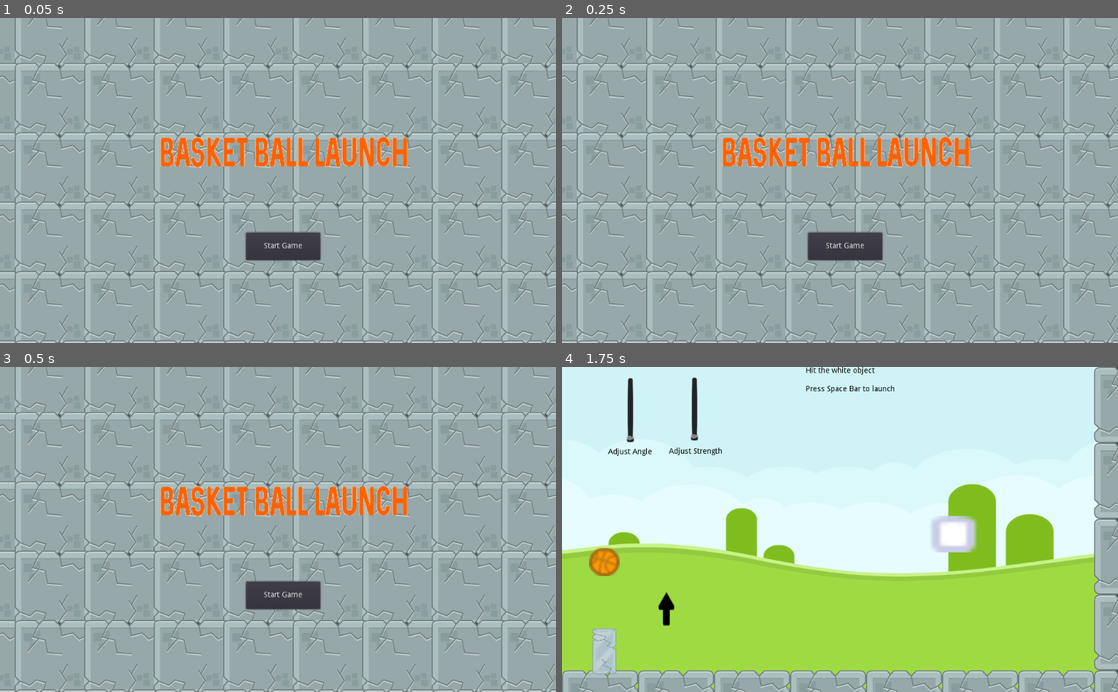
Above: before the commit, frames 1-4 (two rows, left to right).
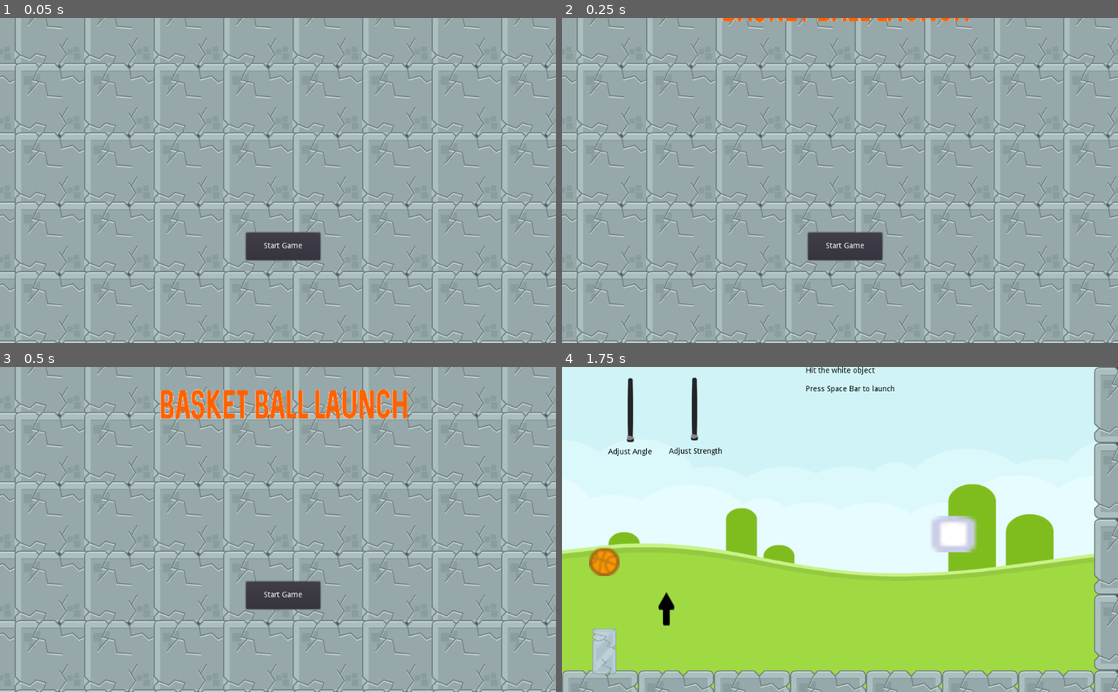
Above: after the commit, the same moments.

Repository: bsu-cs315/P1-Basketball-Game
Game: Godot game, scene res://src/TitleScreen.tscn
The game is run twice, just before and just after one commit, with the same random seed, the same clock (stepped at 60 frames per second) and the same inputs.
Inputs:
- Up to frame 1 (0.05 s): no input
- Up to frame 2 (0.25 s): no input
- Up to frame 3 (0.5 s): no input
- Up to frame 4 (1.75 s): click "Start Game" at 0.5 s; tap Space (launch) at 1.25, 1.35 s

The runs differ from the first frame. In frame 1, 2.5% of the frame differs, in the area x 28-74%, y 36-71%; in frame 2, 2.8%; in frame 3, 4.9%, in the area x 28-74%, y 6-71%; in frame 4, nothing differs.

Commit message:
Add logo animation

Diff:
--- a/project/src/TitleScreen.tscn
+++ b/project/src/TitleScreen.tscn
@@ -53,6 +53,21 @@
 1/shapes = [  ]
 1/z_index = 0
 
+[sub_resource type="Animation" id=3]
+resource_name = "Logo Animation"
+tracks/0/type = "value"
+tracks/0/path = NodePath("HUD/Logo:position")
+tracks/0/interp = 1
+tracks/0/loop_wrap = true
+tracks/0/imported = false
+tracks/0/enabled = true
+tracks/0/keys = {
+"times": PoolRealArray( 0, 1 ),
+"transitions": PoolRealArray( 1, 1 ),
+"update": 0,
+"values": [ Vector2( 527.101, -100 ), Vector2( 527.101, 257.281 ) ]
+}
+
 [node name="TitleScreen" type="Node2D"]
 script = ExtResource( 2 )
 
@@ -73,13 +88,20 @@
 margin_top = 96.0
 margin_right = 78.0
 margin_bottom = 147.0
+custom_colors/font_color = Color( 1, 1, 1, 1 )
+custom_colors/font_color_hover = Color( 1, 1, 1, 1 )
+custom_colors/font_color_pressed = Color( 1, 1, 1, 1 )
 text = "Start Game"
 __meta__ = {
 "_edit_use_anchors_": false
 }
 
 [node name="Logo" type="Sprite" parent="HUD"]
-position = Vector2( 527.101, 257.281 )
+position = Vector2( 527.101, -100 )
 scale = Vector2( 1.20221, 1.49155 )
 texture = ExtResource( 3 )
+
+[node name="Animation" type="AnimationPlayer" parent="."]
+autoplay = "Logo Animation"
+"anims/Logo Animation" = SubResource( 3 )
 [connection signal="pressed" from="HUD/Button" to="." method="_on_Button_pressed"]
Not shown: 1 places in project/src/TitleScreen.tscn that only renumber resources
